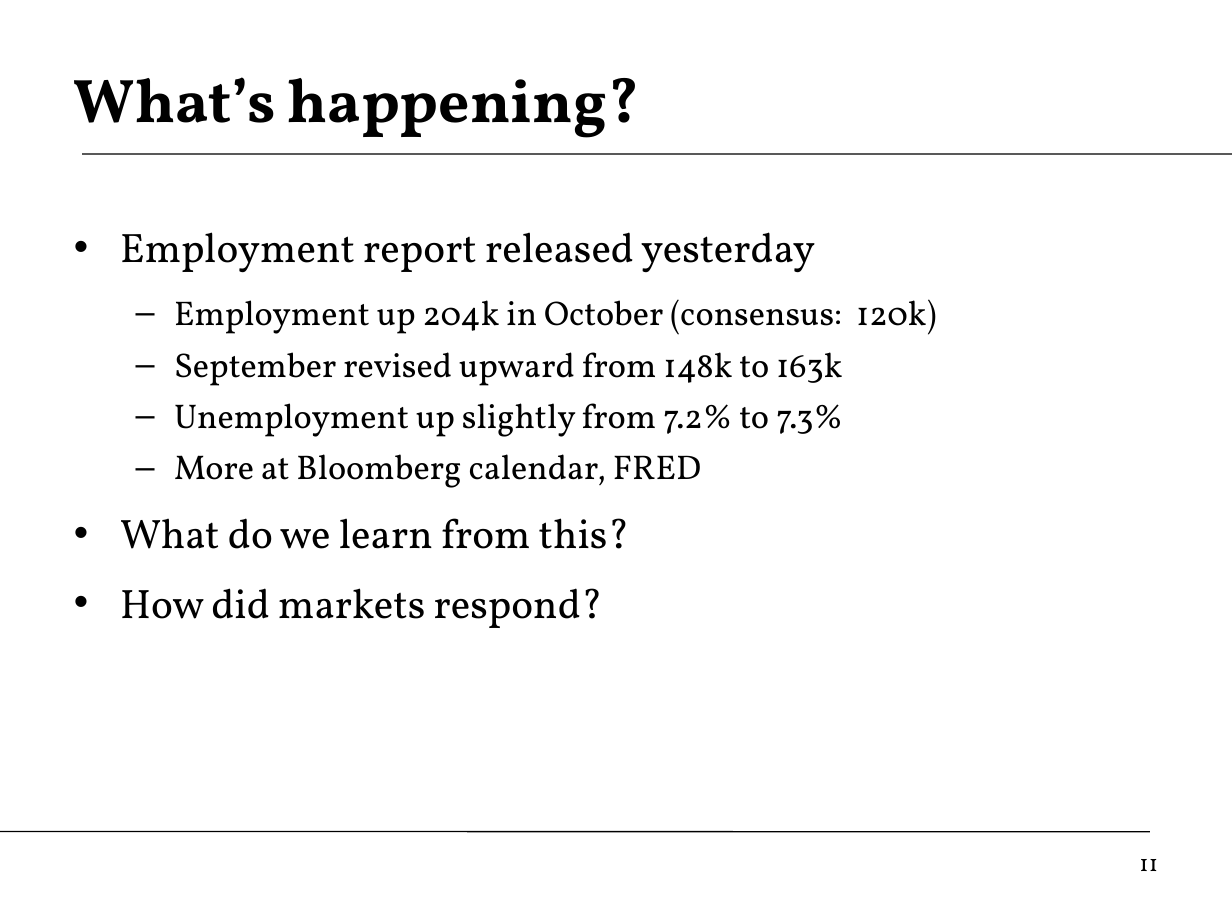
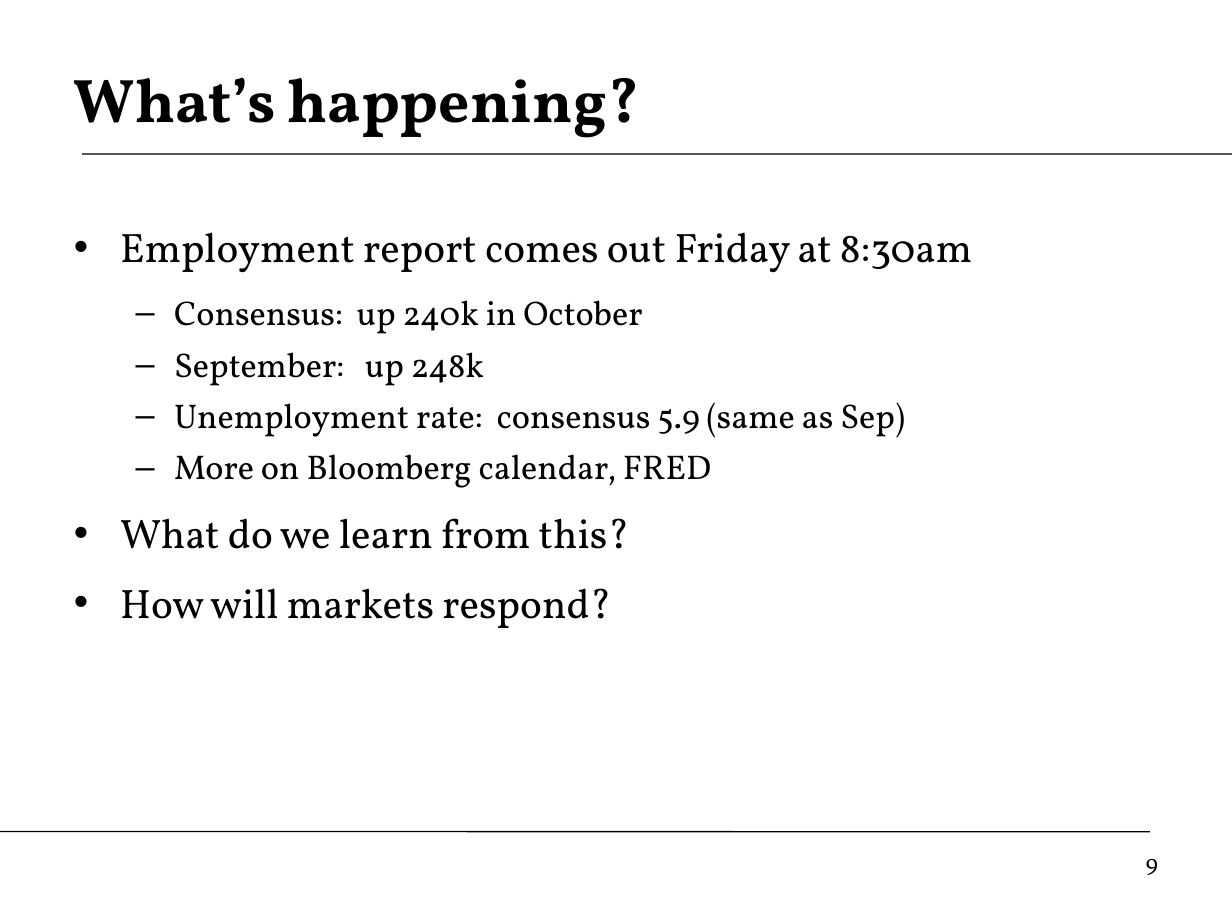
Before and after one commit to DaveBackus/Global_Economy, a slide deck: slide 9 of Slides/slides_indicators_inflation_f14.pptx (slide 11 before the commit). Drawn at 1232x924 pixels with LibreOffice and Linux fonts; fonts in the diff are those of the drawing. Boxes give left, top, right and bottom in pixels: in the first picture for what was removed or moved away, otherwise in the second. Text is boxed around its words. In the diff, an @@ line names an element or a change of style, - is before the commit and + after.

```diff
--- a/Slides/slides_indicators_inflation_f14.pptx
+++ b/Slides/slides_indicators_inflation_f14.pptx
@@ text at bbox=[120, 232, 972, 488]: text changed @@
-• Employment report released yesterday
-  – Employment up 204k in October (consensus: 120k)
-  – September revised upward from 148k to 163k
-  – Unemployment up slightly from 7.2% to 7.3%
-  – More at Bloomberg calendar, FRED
+• Employment report comes out Friday at 8:30am
+  – Consensus: up 240k in October
+  – September: up 248k
+  – Unemployment rate: consensus 5.9 (same as Sep)
+  – More on Bloomberg calendar, FRED
@@ text at bbox=[120, 588, 611, 628]: text changed @@
-• How did markets respond?
+• How will markets respond?
@@ page number at bbox=[1146, 859, 1158, 875]: text changed @@
-11
+9
```
Also in this commit, not shown: 7 other slides changed, 2 slides added, 1 slide removed, 27 other files.
